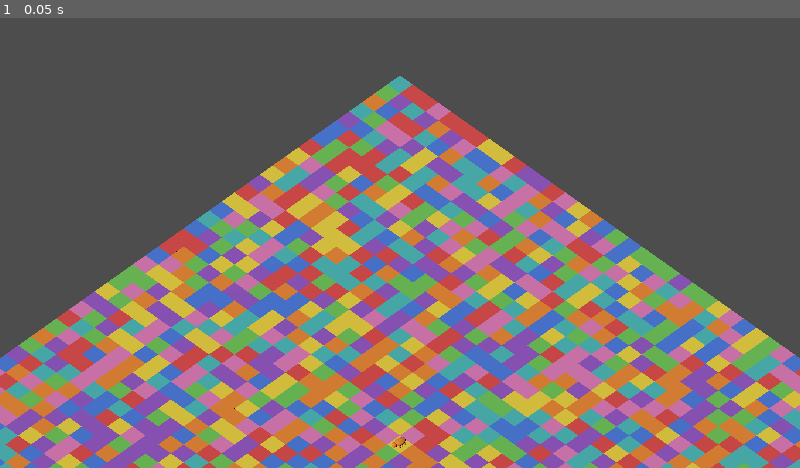
Above: before the commit, frame 1.
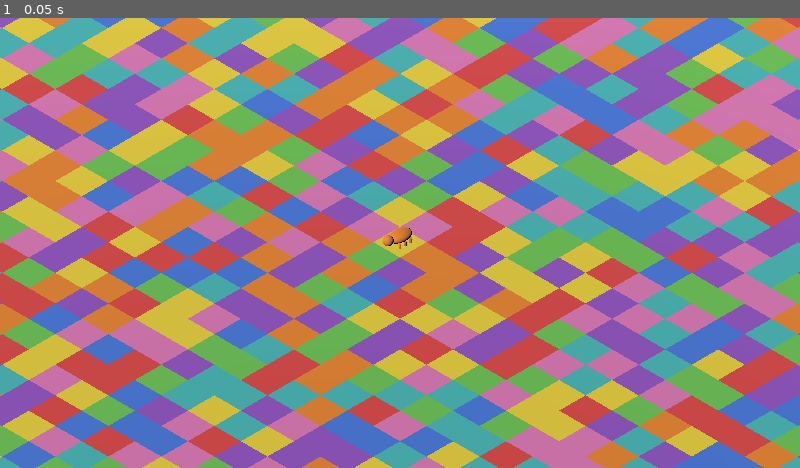
Above: after the commit, the same moment.

Repository: codebend3r/tipsi
Game: Godot game, scene res://scenes/world.tscn
The game is run twice, just before and just after one commit, with the same random seed, the same clock (stepped at 60 frames per second) and the same inputs. The project has no main scene, so this scene is started directly.
Inputs:
- Up to frame 1 (0.05 s): no input

The runs differ from the first frame. In frame 1, 92% of the frame differs, in the area x 0-100%, y 0-100%.

Commit message:
TIPS: add IsoCamera with fixed orthographic angle

Diff:
--- a/scenes/world.tscn
+++ b/scenes/world.tscn
@@ -1,7 +1,8 @@
-[gd_scene load_steps=3 format=3]
+[gd_scene load_steps=4 format=3]
 
 [ext_resource type="Script" path="res://scripts/ground.gd" id="1_ground"]
 [ext_resource type="PackedScene" path="res://scenes/bug.tscn" id="2_bug"]
+[ext_resource type="Script" path="res://scripts/iso_camera.gd" id="3_iso_camera"]
 
 [node name="World" type="Node3D"]
 
@@ -11,10 +12,9 @@
 [node name="Bug" parent="." instance=ExtResource("2_bug")]
 transform = Transform3D(1, 0, 0, 0, 1, 0, 0, 0, 1, 20, 0, 20)
 
-[node name="TempCamera" type="Camera3D" parent="."]
-transform = Transform3D(0.707, -0.5, 0.5, 0, 0.707, 0.707, -0.707, -0.5, 0.5, 30, 30, 30)
-projection = 1
-size = 25.0
+[node name="IsoCamera" type="Camera3D" parent="."]
+script = ExtResource("3_iso_camera")
+target_path = NodePath("../Bug")
 
 [node name="Sun" type="DirectionalLight3D" parent="."]
 transform = Transform3D(1, 0, 0, 0, 0.707, 0.707, 0, -0.707, 0.707, 0, 10, 0)
--- /dev/null
+++ b/scripts/iso_camera.gd
@@ -0,0 +1,20 @@
+extends Camera3D
+
+const OFFSET := Vector3(10, 10, 10)
+
+@export var target_path: NodePath
+
+func _ready() -> void:
+	projection = PROJECTION_ORTHOGONAL
+	size = 12.0
+
+	var target := _get_target()
+	if target:
+		global_position = target.global_position + OFFSET
+		look_at(target.global_position, Vector3.UP)
+
+func _get_target() -> Node3D:
+	if target_path.is_empty():
+		return null
+	var node := get_node_or_null(target_path)
+	return node as Node3D
